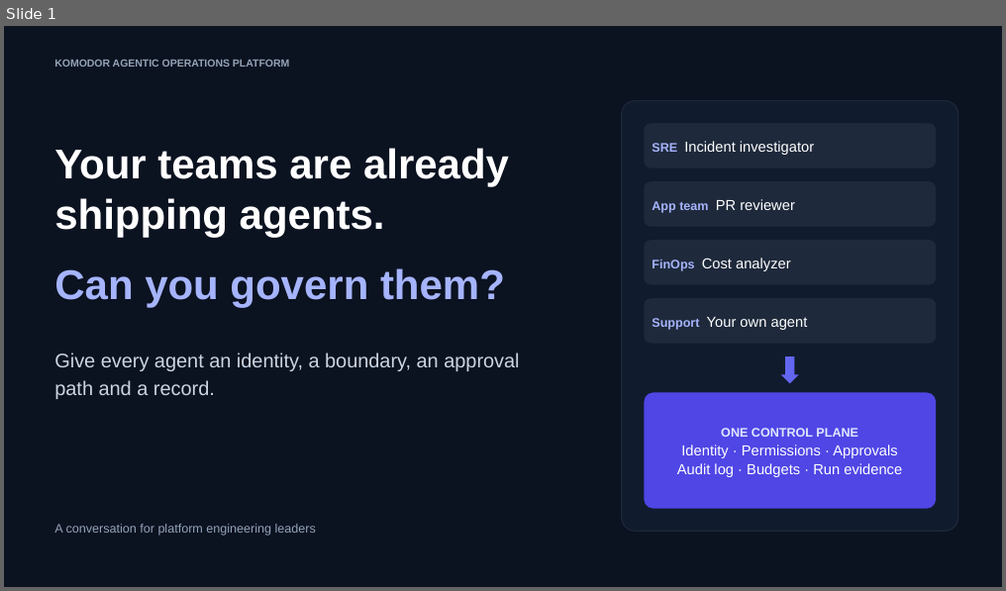
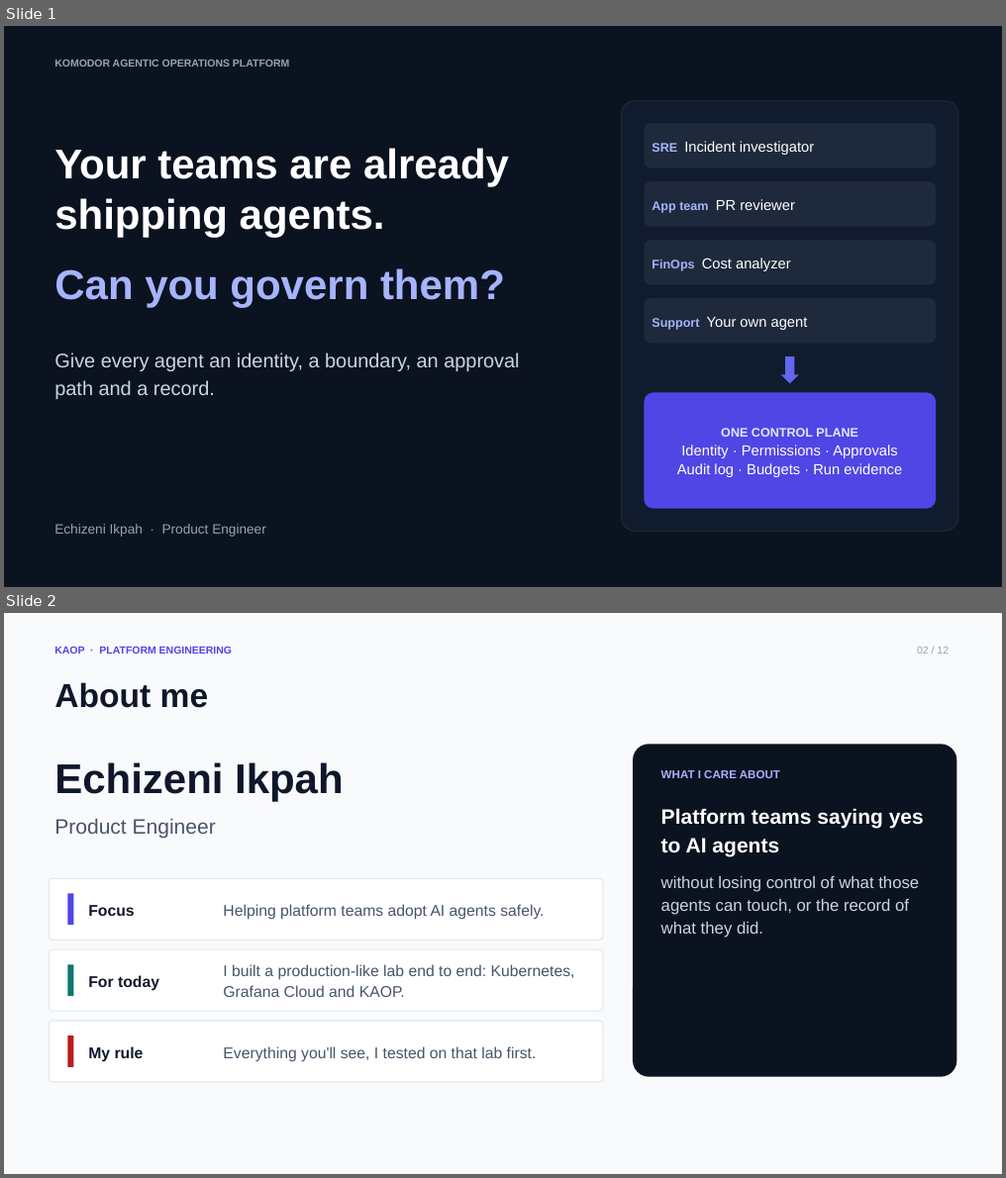
Before and after one commit to chizeni24/komodor-production-lab, a slide deck: docs/presentation/KAOP_Customer_Pitch.pptx. Shown one above the other, each under a label of ours: slide 1 before the commit, slides 1 and 2 after it. The pictures are 1006x591 and 1006x1178 pixels, drawn with LibreOffice and Linux fonts; fonts in the diff are those of the drawing. Boxes give left, top, right and bottom in pixels: in the first picture for what was removed or moved away, otherwise in the second. Text is boxed around its words. In the diff, an @@ line names an element or a change of style, - is before the commit and + after.

```diff
--- a/docs/presentation/KAOP_Customer_Pitch.pptx
+++ b/docs/presentation/KAOP_Customer_Pitch.pptx
@@ slide 2 added at (4,613,1002,1174), background #F8FAFC @@
@@ text added at (54,646,232,654), 10 pt, text #4F46E5, bold @@
+KAOP · PLATFORM ENGINEERING
@@ text added at (917,647,948,654), 10 pt, text #94A3B8 @@
+02 / 12
@@ text added at (54,682,209,708), 32 pt, text #0F172A, bold @@
+About me
@@ rounded rectangle added at (633,744,957,1077), fill #0B1220 @@
@@ text added at (54,762,344,801), 40 pt, text #0F172A, bold @@
+Echizeni Ikpah
@@ text added at (661,769,780,781), 11 pt, text #A5B4FC, bold @@
+WHAT I CARE ABOUT
@@ text added at (54,818,216,838), 20 pt, text #475569 @@
+Product Engineer
@@ text added at (661,808,924,938), 16 pt, text #CBD5E1 @@
+Platform teams saying yes to AI agents
+without losing control of what those agents can touch, or the record of what they did.
@@ rounded rectangle added at (49,878,603,940), fill #FFFFFF, outline #E2E8F0 1 pt @@
@@ rectangle added at (67,894,73,925), fill #4F46E5 @@
@@ text added at (88,905,134,916), 15 pt, text #0F172A, bold @@
+Focus
@@ text added at (223,904,544,920), 15 pt, text #475569 @@
+Helping platform teams adopt AI agents safely.
@@ rounded rectangle added at (49,950,603,1011), fill #FFFFFF, outline #E2E8F0 1 pt @@
@@ rectangle added at (67,964,73,996), fill #0F766E @@
@@ text added at (223,964,575,997), 15 pt, text #475569 @@
+I built a production-like lab end to end: Kubernetes, Grafana Cloud and KAOP.
@@ text added at (88,975,159,991), 15 pt, text #0F172A, bold @@
+For today
@@ rounded rectangle added at (49,1021,603,1082), fill #FFFFFF, outline #E2E8F0 1 pt @@
@@ rectangle added at (67,1036,73,1067), fill #B91C1C @@
@@ text added at (88,1047,144,1062), 15 pt, text #0F172A, bold @@
+My rule
@@ text added at (223,1047,537,1062), 15 pt, text #475569 @@
+Everything you'll see, I tested on that lab first.
@@ slide 1 changed as well @@
@@ text at (54,524,266,537): text changed; size 12 to 13 pt @@
-A conversation for platform engineering leaders
+Echizeni Ikpah · Product Engineer
```
Also in this commit, not shown: 10 other slides changed, 4 other slides added, 1 slide removed, 1 other file.
